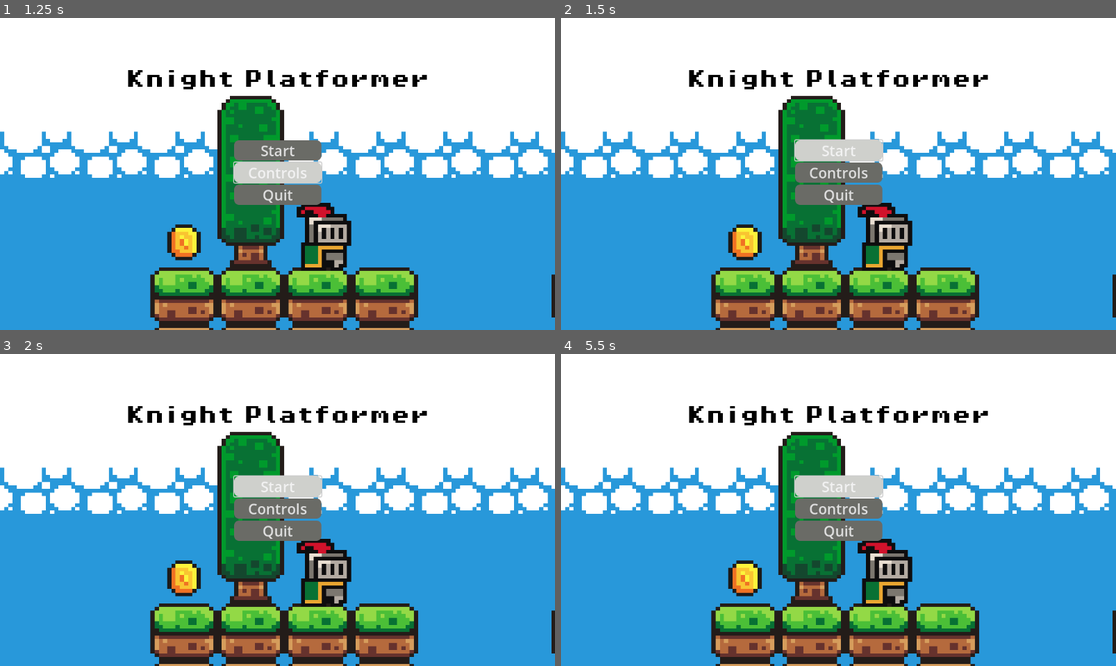
Above: before the commit, frames 1-4 (two rows, left to right).
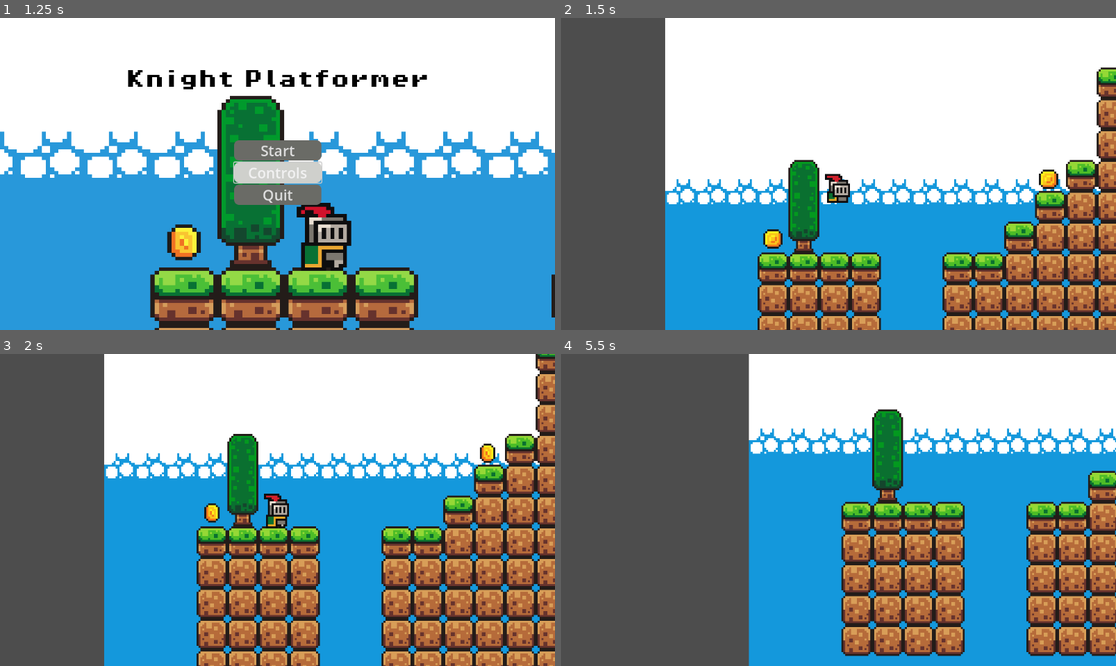
Above: after the commit, the same moments.

Repository: TrueZero33/godot_platformer_1
Game: Godot game, scene res://scenes/startmenu.tscn
Same seed, same stepped clock (60 frames per second), same inputs: the game is played once before the commit and once after it. This scene is started directly instead of the project's main scene.
Inputs (mouse positions are in pixels of both pictures, inside the frame that each line leads up to):
- Up to frame 1 (1.25 s): click "Controls" at 0.5 s
- Up to frame 2 (1.5 s): click "Start" at 1.25 s
- Up to frame 3 (2 s): no input
- Up to frame 4 (5.5 s): click (838, 485) at 2 s, where only the run before the commit has a clickable "Start"; hold Right (move_right) 2.78-4.28 s; tap Space (jump) at 3.02, 3.77, 5.27 s; hold Left (move_left) 4.28-5.03 s; hold Right (move_right) from 5.03 s (still down)

Frame 1 is identical in both runs. In frame 2, 56% of the frame differs, in the area x 0-100%, y 0-100%; in frame 3, 62%; in frame 4, 73%.

Commit message:
start menu script and coded start and quit buttons

Diff:
--- a/scenes/startmenu.tscn
+++ b/scenes/startmenu.tscn
@@ -1,5 +1,6 @@
-[gd_scene load_steps=7 format=3 uid="uid://qmvxeoimmaf7"]
+[gd_scene load_steps=8 format=3 uid="uid://qmvxeoimmaf7"]
 
+[ext_resource type="Script" path="res://scripts/startmenu.gd" id="1_48o5m"]
 [ext_resource type="Texture2D" uid="uid://cwhy825ydc3fn" path="res://assets/background/Knight_Platformer.png" id="1_upivx"]
 [ext_resource type="FontFile" uid="uid://digy4bql7l756" path="res://assets/fonts/PixelOperator8-Bold.ttf" id="2_thby3"]
 
@@ -34,6 +35,7 @@
 anchor_bottom = 1.0
 grow_horizontal = 2
 grow_vertical = 2
+script = ExtResource("1_48o5m")
 
 [node name="Panel" type="Panel" parent="."]
 layout_mode = 1
@@ -100,3 +102,7 @@
 theme_override_styles/pressed = SubResource("StyleBoxFlat_v4ron")
 theme_override_styles/normal = SubResource("StyleBoxFlat_81ybx")
 text = "Quit"
+
+[connection signal="pressed" from="VBoxContainer/Start" to="." method="_on_start_pressed"]
+[connection signal="pressed" from="VBoxContainer/Controls" to="." method="_on_controls_pressed"]
+[connection signal="pressed" from="VBoxContainer/Quit" to="." method="_on_quit_pressed"]
--- /dev/null
+++ b/scripts/startmenu.gd
@@ -0,0 +1,23 @@
+extends Control
+
+
+# Called when the node enters the scene tree for the first time.
+func _ready() -> void:
+	pass # Replace with function body.
+
+
+# Called every frame. 'delta' is the elapsed time since the previous frame.
+func _process(delta: float) -> void:
+	pass
+
+
+func _on_start_pressed() -> void:
+	get_tree().change_scene_to_file("res://scenes/level1.tscn")
+
+
+func _on_controls_pressed() -> void:
+	pass # Replace with function body.
+
+
+func _on_quit_pressed() -> void:
+	get_tree().quit()
